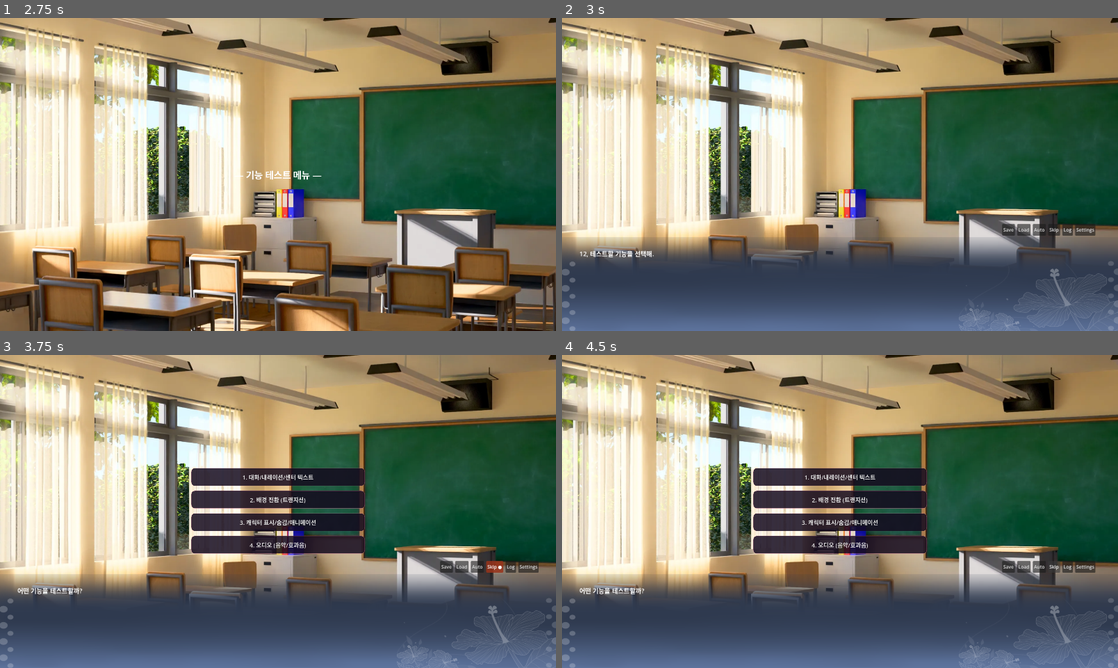
Above: before the commit, frames 1-4 (two rows, left to right).
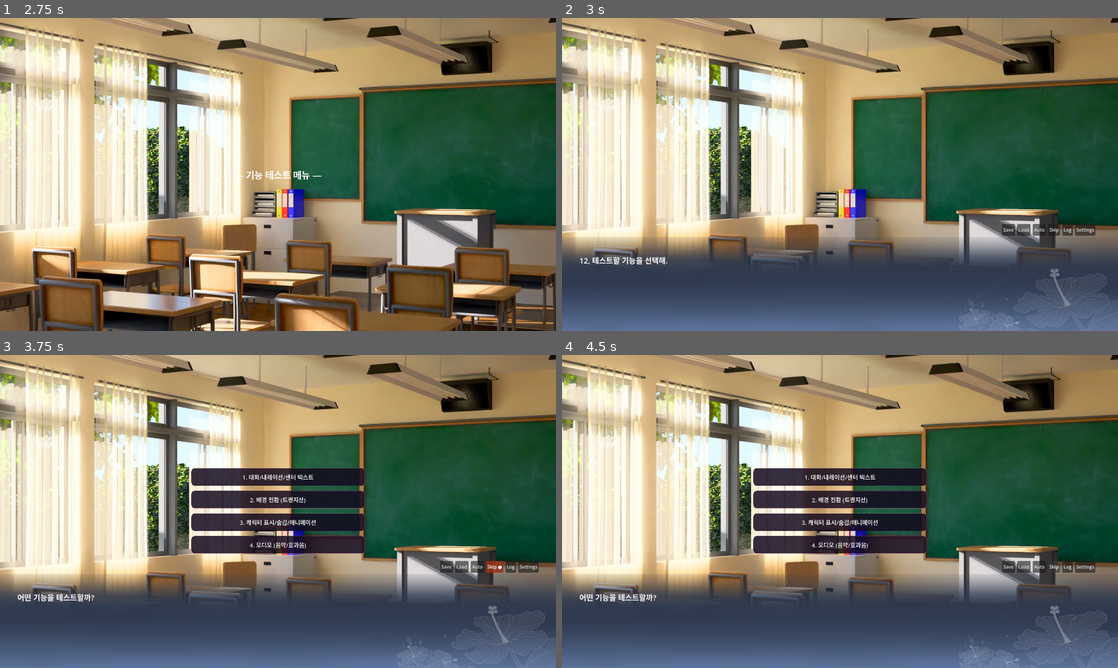
Above: after the commit, the same moments.

Repository: fomula91/godot-m
Game: Godot game, scene res://scenes/title_screen.tscn
Same seed, same stepped clock (60 frames per second), same inputs: the game is played once before the commit and once after it.
Inputs (mouse positions are in pixels of both pictures, inside the frame that each line leads up to):
- Up to frame 1 (2.75 s): click "시작하기" at 0.5 s; click (278, 165) at 1.27 s; type "12" at 1.35 s; click "확인" at 2 s
- Up to frame 2 (3 s): tap Enter at 2.75 s; move the mouse to (962, 158) at 2.77 s; press the mouse at (962, 158) at 2.78 s
- Up to frame 3 (3.75 s): release the mouse at (400, 495) at 3.5 s; click "Skip" at 3.5 s
- Up to frame 4 (4.5 s): click "Skip ●" at 4.25 s

Frame 1 is identical in both runs. In frame 2, 0.6% of the frame differs, in the area x 0-100%, y 74-100%; in frame 3, 0.6%; in frame 4, 0.6%.

Commit message:
Update dialog layout and styling in main_scene.tscn; adjust margins, font sizes, and add separation for improved UI presentation. Replace dialog background image.

Diff:
--- a/scenes/main_scene.tscn
+++ b/scenes/main_scene.tscn
@@ -116,21 +116,22 @@
 [node name="MarginContainer" type="MarginContainer" parent="UILayer/DialogueLayer/DialogueBox" unique_id=500791097]
 layout_mode = 2
 theme_override_constants/margin_left = 40
-theme_override_constants/margin_top = 20
+theme_override_constants/margin_top = 40
 theme_override_constants/margin_right = 40
 theme_override_constants/margin_bottom = 20
 
 [node name="VBoxContainer" type="VBoxContainer" parent="UILayer/DialogueLayer/DialogueBox/MarginContainer" unique_id=1297293064]
 layout_mode = 2
+theme_override_constants/separation = 12
 
 [node name="NameLabel" type="Label" parent="UILayer/DialogueLayer/DialogueBox/MarginContainer/VBoxContainer" unique_id=1951738525]
 layout_mode = 2
-theme_override_font_sizes/font_size = 24
+theme_override_font_sizes/font_size = 28
 
 [node name="TextLabel" type="RichTextLabel" parent="UILayer/DialogueLayer/DialogueBox/MarginContainer/VBoxContainer" unique_id=2129915868]
 layout_mode = 2
 size_flags_vertical = 3
-theme_override_font_sizes/normal_font_size = 22
+theme_override_font_sizes/normal_font_size = 26
 bbcode_enabled = true
 fit_content = true
 
Binary file changed: assets/system/dialog-background.png
